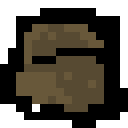
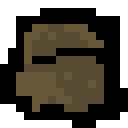
Before/after of a 128px x 128px layered artwork. What changed in the layer stack:
painted on "Background" over [32, 104, 40, 112]
